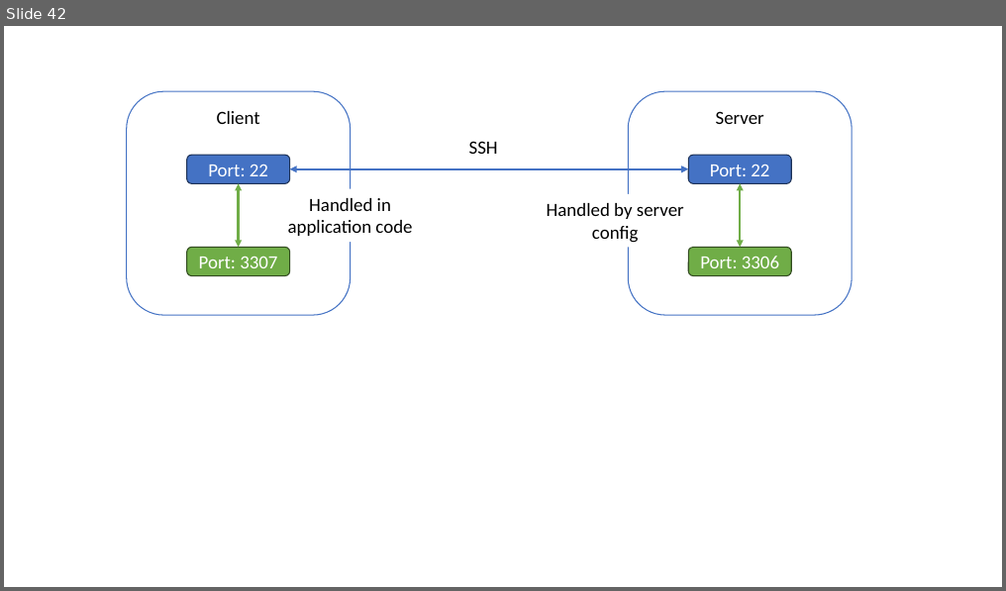
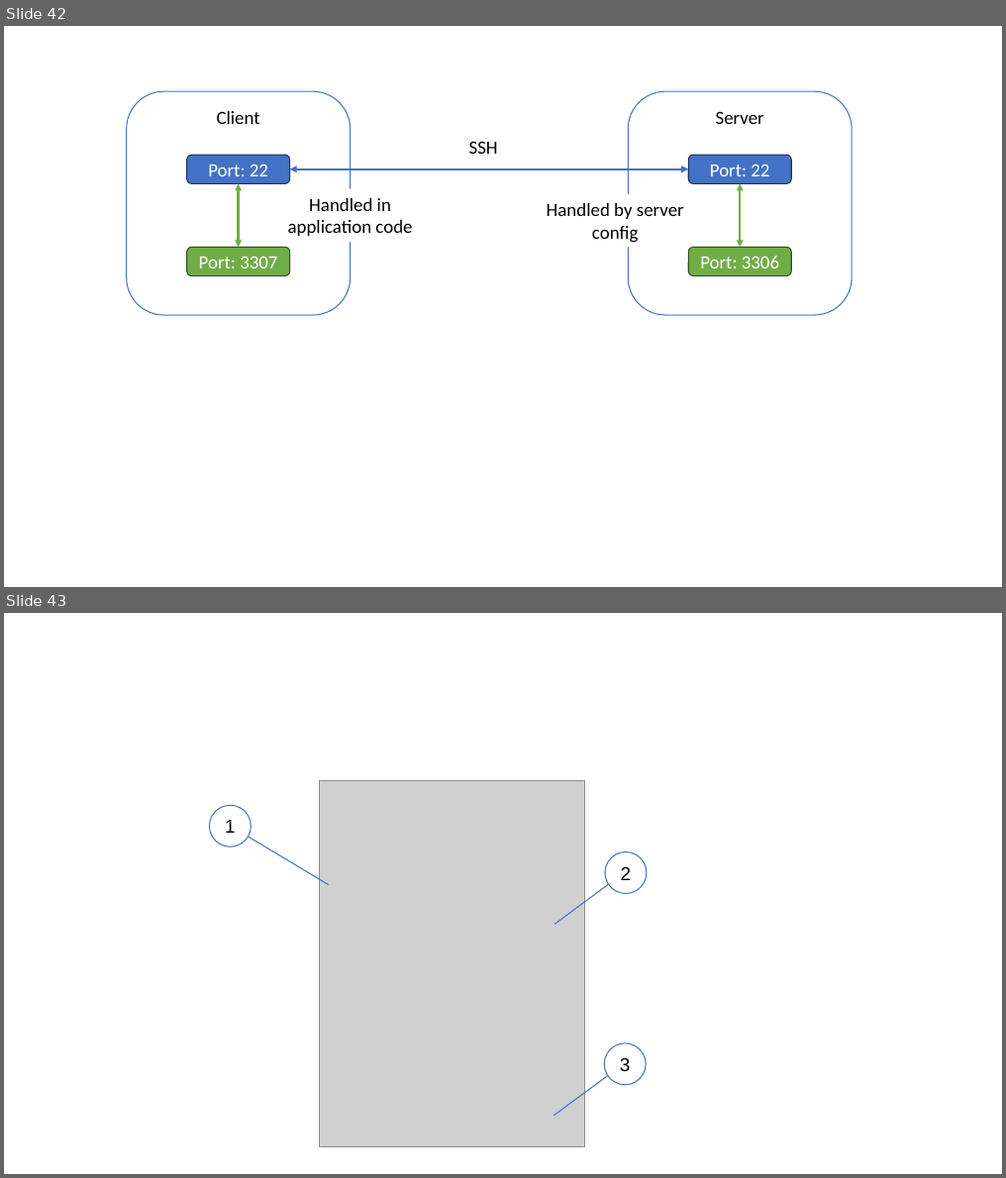
Before and after one commit to edinburgh-napier/SET09102, a slide deck: images/graphics.pptx. Shown one above the other, each under a label of ours: slide 42 before the commit, slides 42 and 43 after it. The pictures are 1006x591 and 1006x1178 pixels, drawn with LibreOffice and Linux fonts; fonts in the diff are those of the drawing; grey boxes stand for pictures. Boxes give left, top, right and bottom in pixels: in the first picture for what was removed or moved away, otherwise in the second. Text is boxed around its words. In the diff, an @@ line names an element or a change of style, - is before the commit and + after.

```diff
--- a/images/graphics.pptx
+++ b/images/graphics.pptx
@@ slide 43 added at (4, 613, 1002, 1174), background #FFFFFF @@
@@ picture added at (319, 780, 585, 1147) @@
@@ ellipse added at (209, 805, 251, 847), fill #FFFFFF, outline #4472C4 1 pt, 18 pt, text #000000 @@
+1
@@ line added from (230, 826) to (328, 884), #4472C4 1 pt @@
@@ line added from (626, 872) to (555, 925), #4472C4 1 pt @@
@@ ellipse added at (605, 853, 647, 894), fill #FFFFFF, outline #4472C4 1 pt, 18 pt, text #000000 @@
+2
@@ ellipse added at (604, 1044, 646, 1084), fill #FFFFFF, outline #4472C4 1 pt, 18 pt, text #000000 @@
+3
@@ line added from (625, 1063) to (554, 1116), #4472C4 1 pt @@
```
Also in this commit, not shown: 2 other slides added, 1 other file.
